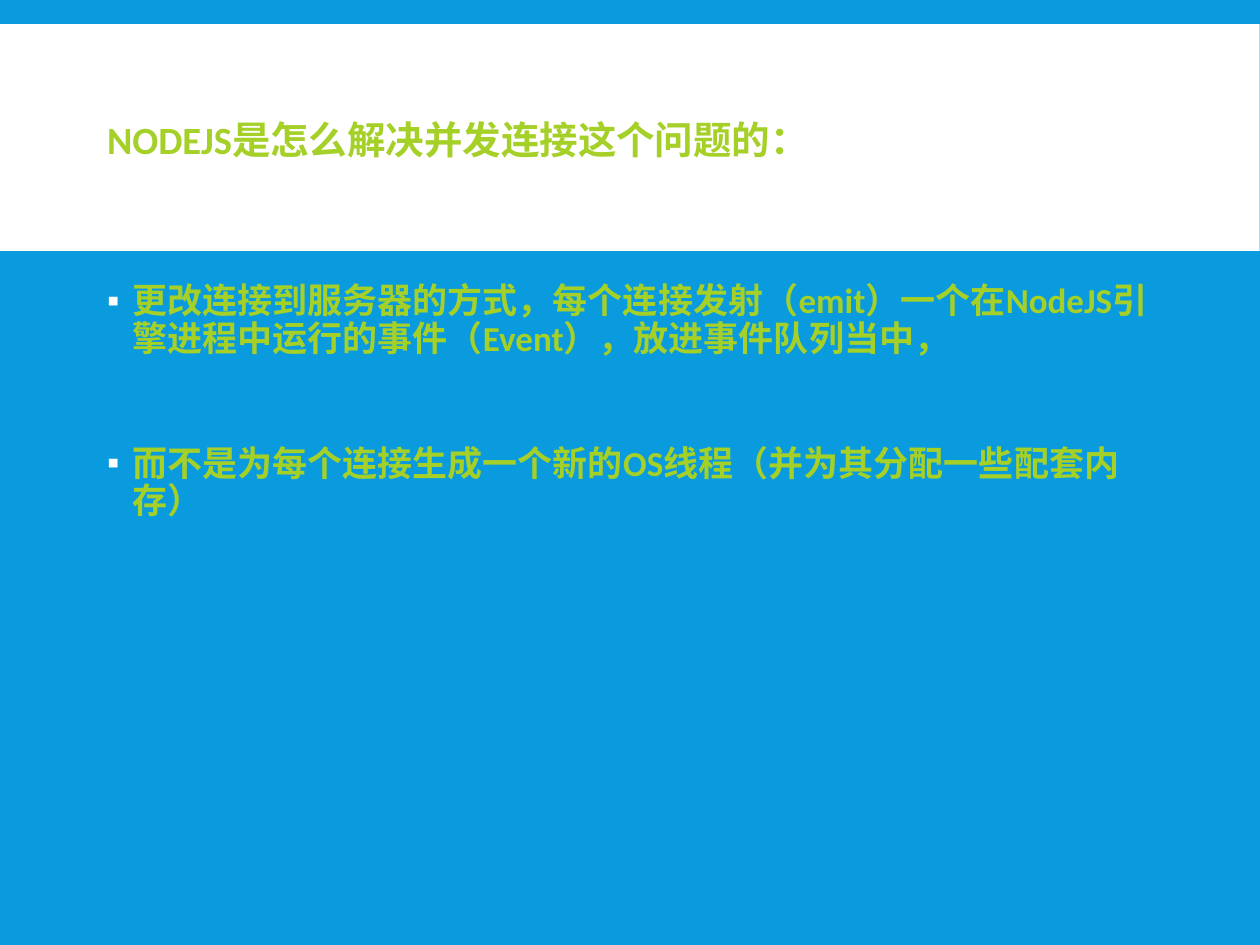
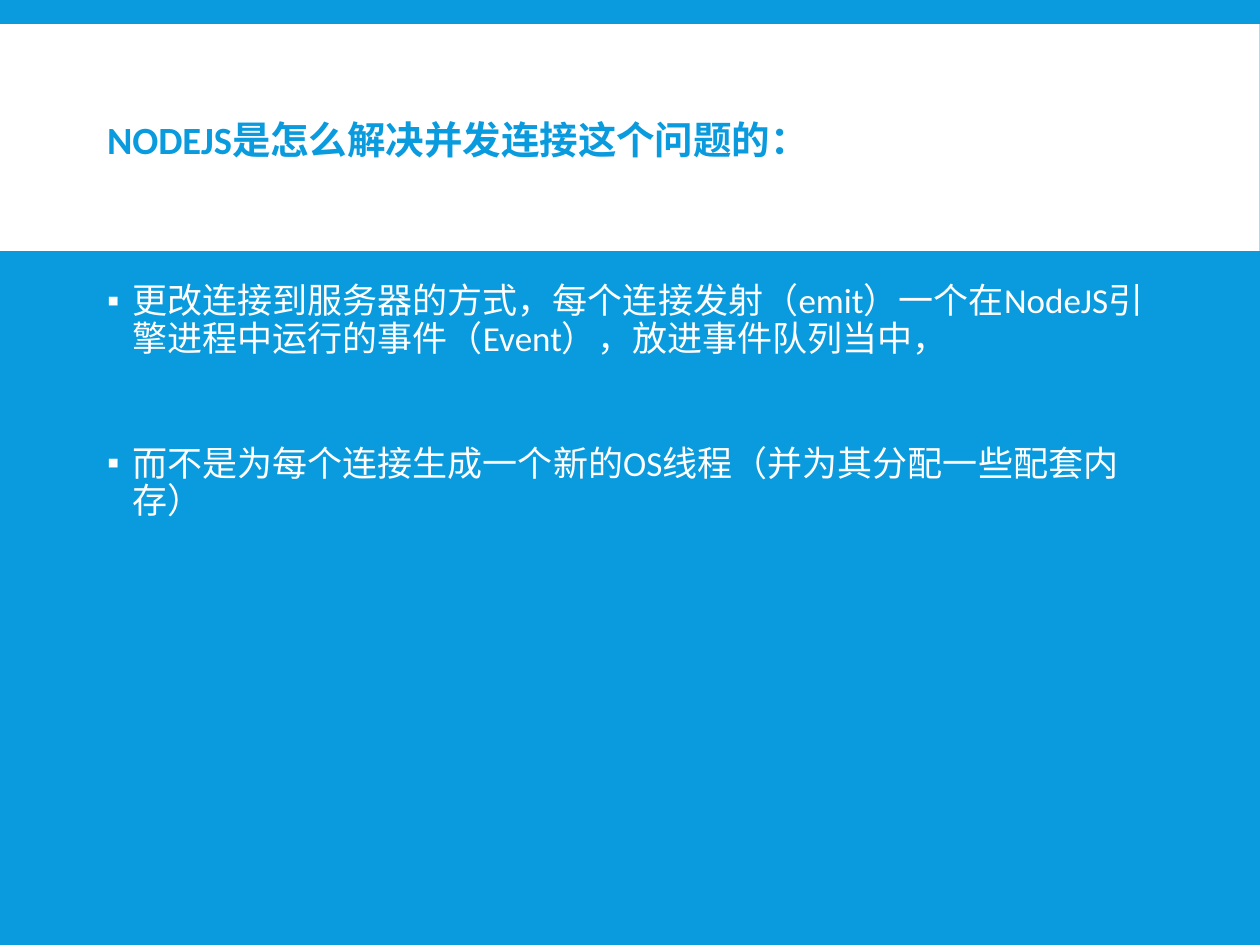
Before and after one commit to xiayu1986/webLearn, a slide deck: slide 14 of mix/技术分享/NODE技术分享.pptx. Drawn at 1260x945 pixels with LibreOffice and Linux fonts; fonts in the diff are those of the drawing. Boxes give left, top, right and bottom in pixels: in the first picture for what was removed or moved away, otherwise in the second. Text is boxed around its words. In the diff, an @@ line names an element or a change of style, - is before the commit and + after.

```diff
--- a/mix/技术分享/NODE技术分享.pptx
+++ b/mix/技术分享/NODE技术分享.pptx
@@ title "NODEJS是怎么解决并发连接这个问题的：" at [107, 122, 809, 158]: text colour #A5D028 to #099BDD @@
@@ text "更改连接到服务器的方式，每个连接发射（emit）一个在NodeJS引擎进程中运行的事件（Event），放进事件队列当中，" at [132, 283, 1143, 517]: text colour #A5D028 to #FFFFFF, bold off @@
```
Also in this commit, not shown: 9 other slides changed, 2 other files.
